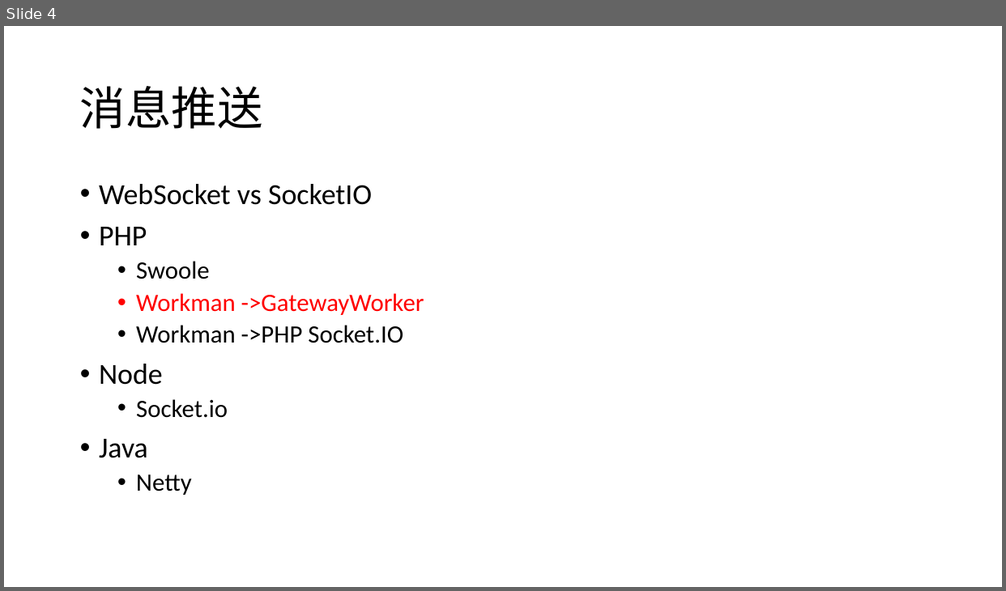
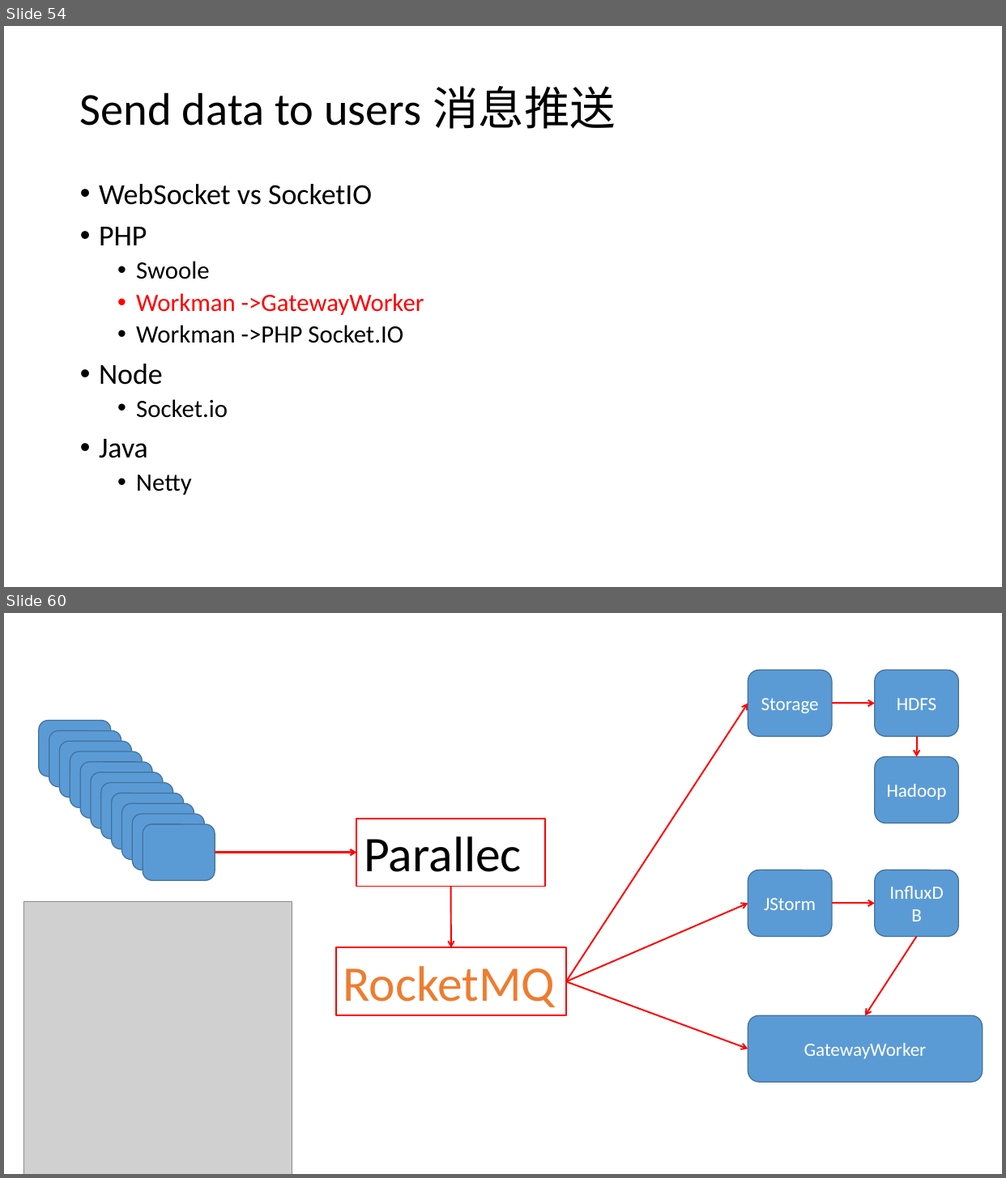
Before and after one commit to 1303575952/ExchangeAgg, a slide deck: doc/Coin.pptx. Shown one above the other, each under a label of ours: slide 4 before the commit, slides 54 and 60 after it; the slides between them are not shown. The pictures are 1006x591 and 1006x1178 pixels, drawn with LibreOffice and Linux fonts; fonts in the diff are those of the drawing; grey boxes stand for pictures. Boxes give left, top, right and bottom in pixels: in the first picture for what was removed or moved away, otherwise in the second. Text is boxed around its words. In the diff, an @@ line names an element or a change of style, - is before the commit and + after.

```diff
--- a/doc/Coin.pptx
+++ b/doc/Coin.pptx
@@ slide 60 added at (4,613,1002,1174), background #FFFFFF @@
@@ arrow added from (566, 982) to (748, 703), #FF0000 1.5 pt @@
@@ group added at (748,670,958,824): 3 rounded rectangles, 2 arrows @@
+Storage
+HDFS
+Hadoop
@@ group added at (39,720,545,887): 11 rounded rectangles, 1 arrow, 1 rectangle @@
+Parallec
@@ rounded rectangle added at (748,871,832,937), fill #5B9BD5, outline #43739E 1 pt, 18 pt, text #FFFFFF @@
+JStorm
@@ rounded rectangle added at (875,871,958,937), fill #5B9BD5, outline #43739E 1 pt, 18 pt, text #FFFFFF @@
+InfluxDB
@@ picture added at (24,901,292,1174) @@
@@ arrow added from (451, 886) to (451, 948), #FF0000 1.5 pt @@
@@ arrow added from (566, 982) to (748, 904), #FF0000 1.5 pt @@
@@ arrow added from (832, 904) to (875, 904), #FF0000 1.5 pt @@
@@ rectangle added at (335,948,566,1016), outline #FF0000 1.5 pt, 48 pt, text #ED7D31 @@
+RocketMQ
@@ arrow added from (917, 936) to (865, 1016), #FF0000 1.5 pt @@
@@ arrow added from (566, 982) to (748, 1050), #FF0000 1.5 pt @@
@@ rounded rectangle added at (748,1016,982,1082), fill #5B9BD5, outline #43739E 1 pt, 18 pt, text #FFFFFF @@
+GatewayWorker
@@ what was slide 4 is now slide 54 @@
@@ slide 54 changed as well @@
@@ title at (80,86,616,129): text changed @@
-消息推送
+Send data to users 消息推送
```
Also in this commit, not shown: 6 other slides changed, 56 other slides added, 22 slides removed, 1 other file.
